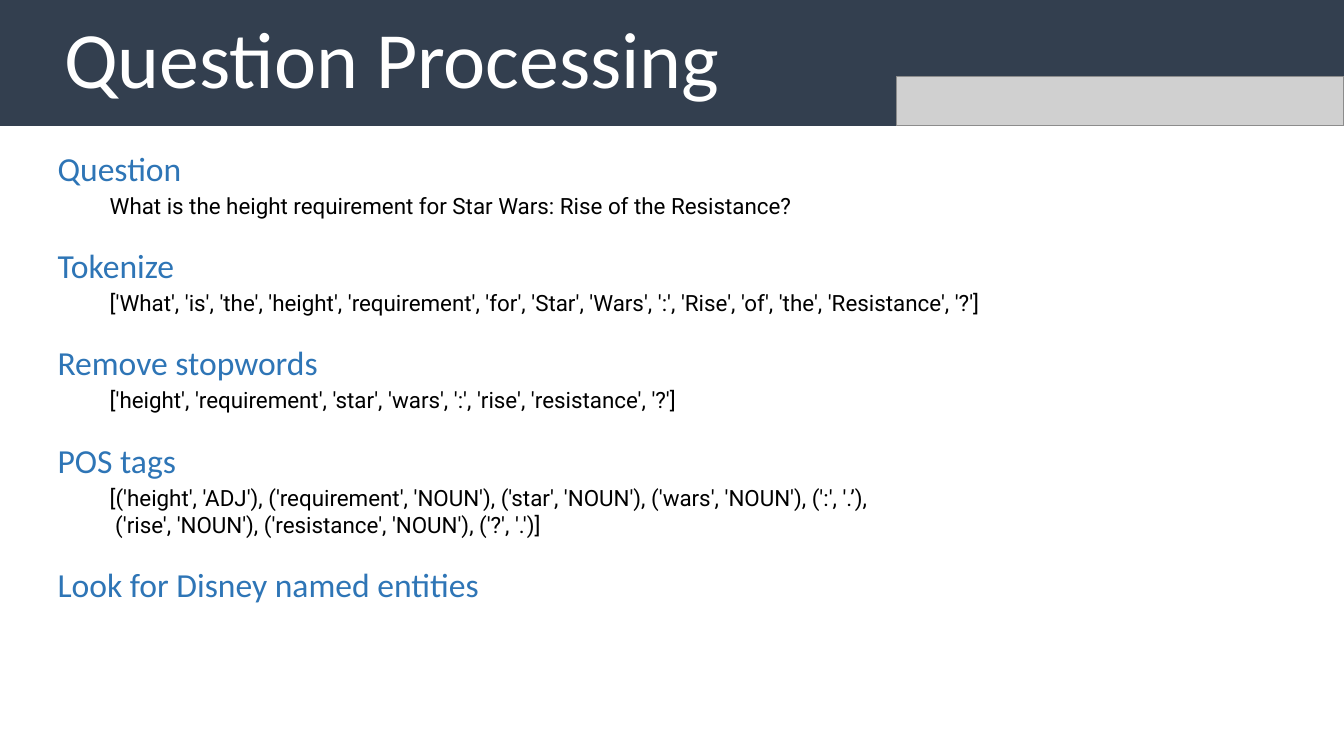
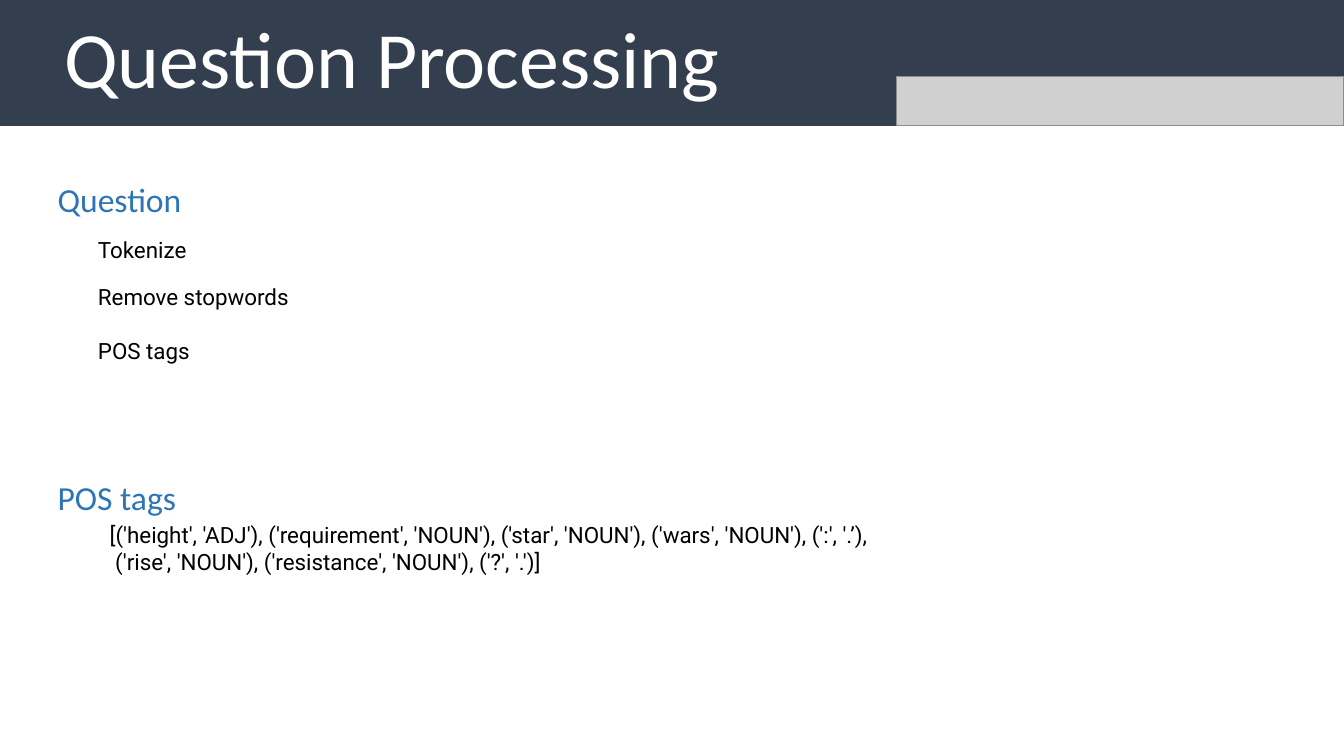
Before and after one commit to uabinf/nlp-group-project-fall-2020-disneyqanda, a slide deck: slide 4 of disneyqanda.pptx. Drawn at 1344x756 pixels with LibreOffice and Linux fonts; fonts in the diff are those of the drawing; grey boxes stand for pictures. Boxes give left, top, right and bottom in pixels: in the first picture for what was removed or moved away, otherwise in the second. Text is boxed around its words. In the diff, an @@ line names an element or a change of style, - is before the commit and + after.

Commit message:
updating pp

```diff
--- a/disneyqanda.pptx
+++ b/disneyqanda.pptx
@@ text "Question": place and size @@
-text "Question" at [58,158,182,186]
+text "Question" at [58,189,182,217]
@@ text removed at [110,197,791,219] @@
-What is the height requirement for Star Wars: Rise of the Resistance?
@@ text "Tokenize": place and size @@
-text "Tokenize" at [58,254,175,279]
+text "Tokenize" at [98,241,186,259]
@@ text "Tokenize" at [98,241,186,259]: size 24 to 16 pt, font Calibri to Roboto, text colour #2E75B6 to #000000 @@
@@ text "Remove stopwords" at [98,288,289,310]: size 24 to 16 pt, font Calibri to Roboto, text colour #2E75B6 to #000000 @@
@@ text "Remove stopwords": place and size @@
-text "Remove stopwords" at [58,351,317,381]
+text "Remove stopwords" at [98,288,289,310]
@@ text removed at [110,292,949,316] @@
-['What', 'is', 'the', 'height', 'requirement', 'for', 'Star', 'Wars', ':', 'Rise', 'of', 'the', 'Resistance', '?']
@@ text added at [98,343,190,364], 16 pt, text #000000 @@
+POS tags
@@ text removed at [110,389,646,413] @@
-['height', 'requirement', 'star', 'wars', ':', 'rise', 'resistance', '?']
@@ text "POS tags": place and size @@
-text "POS tags" at [58,451,176,479]
+text "POS tags" at [58,488,176,516]
@@ text "[('height', 'ADJ'), ('requirement', 'NOUN'), ('star', ...": place and size @@
-text "[('height', 'ADJ'), ('requirement', 'NOUN'), ('star', ..." at [110,487,807,538]
+text "[('height', 'ADJ'), ('requirement', 'NOUN'), ('star', ..." at [110,524,807,575]
@@ text removed at [58,573,478,603] @@
-Look for Disney named entities
```
Also in this commit, not shown: 4 other slides changed, 6 slides added.
